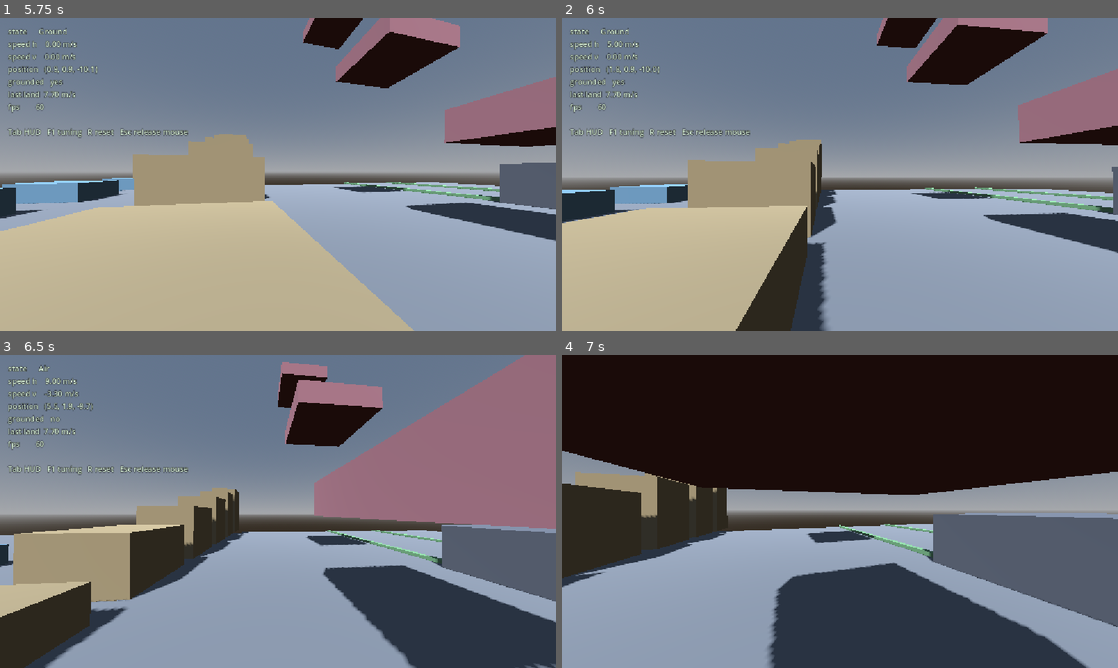
Above: before the commit, frames 1-4 (two rows, left to right).
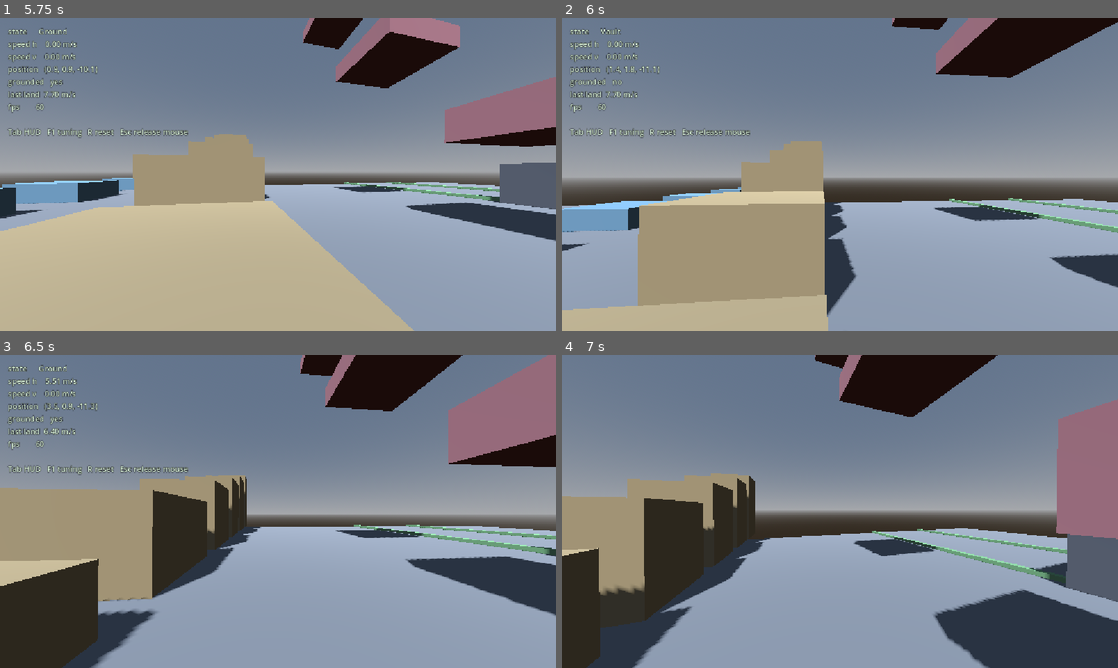
Above: after the commit, the same moments.

Repository: dragon-fish/parkour-game
Game: Godot game, scene res://scenes/main.tscn
Two runs of this game, one before a commit and one after it. Both use one fixed random seed, a clock stepped at 60 frames per second and the inputs below.
Inputs (mouse positions are in pixels of both pictures, inside the frame that each line leads up to):
- Up to frame 1 (5.75 s): tap Enter at 0.5 s; move the mouse to (305, 174) at 0.52 s; hold W from 0.53 s (still down); tap Tab at 0.6, 3.6 s; tap Space at 0.77, 1.52, 3.02, 3.77, 4.52 s; move the mouse to (250, 174) at 1.27 s; tap R at 1.35, 4.35 s; move the mouse to (289, 168) at 2.02 s; hold Ctrl 2.03-2.78 s; move the mouse to (272, 180) at 2.77 s; tap Shift at 2.85 s; move the mouse to (316, 177) at 3.52 s; move the mouse to (233, 171) at 4.27 s; move the mouse to (283, 174) at 5.02 s; hold Ctrl from 5.03 s (still down)
- Up to frame 2 (6 s): move the mouse to (817, 168) at 5.77 s; release W at 5.78 s; release Ctrl at 5.78 s; hold D from 5.78 s (still down); tap Shift at 5.85 s
- Up to frame 3 (6.5 s): keep holding D; tap Space at 6.02 s
- Up to frame 4 (7 s): move the mouse to (867, 511) at 6.52 s; release D at 6.53 s; hold W from 6.53 s (still down); tap Tab at 6.6 s; tap Space at 6.77 s

Frame 1 is identical in both runs. In frame 2, 33% of the frame differs, in the area x 0-100%, y 0-100%; in frame 3, 44%; in frame 4, 74%.

Commit message:
feat: add scripted-move base state and vaulting

Diff:
--- a/scripts/player/movement_config.gd
+++ b/scripts/player/movement_config.gd
@@ -120,6 +120,13 @@
 ## Minimum horizontal speed required to vault. Vaulting from a standstill would
 ## turn every waist-high box into a free elevator.
 @export var vault_min_speed: float = 2.5
+## How long the vault motion takes. Short enough to feel snappy, long enough
+## to read as a deliberate action rather than a teleport.
+@export var vault_duration: float = 0.32
+## Fraction of the approach speed carried out the far side.
+@export var vault_speed_keep: float = 0.85
+## How far past the obstacle top the vault places the player.
+@export var vault_exit_forward: float = 0.6
 
 @export_group("Ledge")
 ## Lowest and highest ledge tops, measured from the player's feet, that can be
--- a/scripts/player/player.gd
+++ b/scripts/player/player.gd
@@ -196,6 +196,12 @@
 	state_machine.add_child(slide)
 	state_machine.register(PlayerState.SLIDE, slide)
 
+	var vault := VaultState.new()
+	vault.player = self
+	vault.config = config
+	state_machine.add_child(vault)
+	state_machine.register(PlayerState.VAULT, vault)
+
 	state_machine.start(PlayerState.GROUND)
 
 func _physics_process(delta: float) -> void:
--- a/scripts/player/states/ground_state.gd
+++ b/scripts/player/states/ground_state.gd
@@ -33,6 +33,12 @@
 		player.set_grounded(player.is_on_floor())
 		return SLIDE
 
+	# Vaulting has to be earned with speed, or every waist-high box becomes a
+	# free elevator.
+	if player.probes != null and player.horizontal_speed() >= config.vault_min_speed:
+		if player.probes.vault_query()["valid"]:
+			return VAULT
+
 	# A small downward bias keeps the body glued to the floor across seams and
 	# gentle slopes; without it is_on_floor() flickers while running.
 	player.velocity.y = -config.floor_snap_speed
--- a/scripts/player/states/player_state.gd
+++ b/scripts/player/states/player_state.gd
@@ -16,6 +16,8 @@
 const GROUND: StringName = &"Ground"
 const AIR: StringName = &"Air"
 const SLIDE: StringName = &"Slide"
+const VAULT: StringName = &"Vault"
+const LEDGE: StringName = &"Ledge"
 
 ## Set by Player before the state machine starts. Untyped for the same
 ## reason: a typed reference would reintroduce the cycle.
--- /dev/null
+++ b/scripts/player/states/scripted_move.gd
@@ -0,0 +1,34 @@
+class_name ScriptedMove
+extends PlayerState
+
+# Shared machinery for states that DRIVE the body along a computed path rather
+# than letting physics push it. Vaulting and mantling both need to pass through
+# geometry that would otherwise block them, which is exactly what physics is
+# there to prevent — so for the duration of the move, physics steps aside.
+
+var _from: Vector3 = Vector3.ZERO
+var _to: Vector3 = Vector3.ZERO
+var _duration: float = 0.0
+var _elapsed: float = 0.0
+
+func begin(from: Vector3, to: Vector3, duration: float) -> void:
+	_from = from
+	_to = to
+	_duration = maxf(duration, 0.0001)
+	_elapsed = 0.0
+
+func progress() -> float:
+	return clampf(_elapsed / _duration, 0.0, 1.0)
+
+## Moves the body one tick along the path. Returns true once the path is done.
+func advance(delta: float) -> bool:
+	_elapsed += delta
+	var t := progress()
+	# Ease-out: most of the travel happens early, so the action reads as a
+	# push-off rather than a constant-speed slide.
+	var eased := 1.0 - pow(1.0 - t, 2.0)
+	var target := _from.lerp(_to, eased)
+	# An arc, so the body rises over the obstacle instead of through it.
+	target.y += sin(t * PI) * 0.15
+	player.global_position = target
+	return t >= 1.0
--- /dev/null
+++ b/scripts/player/states/vault_state.gd
@@ -0,0 +1,38 @@
+class_name VaultState
+extends ScriptedMove
+
+# Vaulting DRIVES the body over an obstacle along a computed path instead of
+# letting physics push it through — see the note on ScriptedMove above. The
+# destination comes from Probes.vault_query()'s "top" hit, so it is known
+# clear; nothing along the path itself is checked.
+
+var _exit_speed: float = 0.0
+var _exit_direction: Vector3 = Vector3.ZERO
+
+func enter(_previous: StringName) -> void:
+	# grounded is DECLARED, not read from is_on_floor(): this state never calls
+	# move_and_slide(), so is_on_floor() would keep reporting whatever GroundState
+	# left behind for the whole vault — stale coyote time, head bob, etc.
+	player.set_grounded(false)
+
+	var query: Dictionary = player.probes.vault_query()
+	var horizontal := Vector3(player.velocity.x, 0.0, player.velocity.z)
+	_exit_speed = horizontal.length() * config.vault_speed_keep
+	_exit_direction = horizontal.normalized() if horizontal.length_squared() > 0.0001 else -player.global_transform.basis.z
+
+	var top: Vector3 = query["top"] if query["valid"] else player.global_position
+	var landing := top + _exit_direction * config.vault_exit_forward
+	landing.y = top.y + player.standing_height() * 0.5
+
+	begin(player.global_position, landing, config.vault_duration)
+	player.velocity = Vector3.ZERO
+
+func physics_update(delta: float, _input: MoveInput) -> StringName:
+	if advance(delta):
+		player.velocity = _exit_direction * _exit_speed
+		# Landing on the far side is grounded again — declared here rather than
+		# left for GroundState's own first tick, which would otherwise read
+		# whatever this state left behind (false) for one extra frame.
+		player.set_grounded(true)
+		return GROUND
+	return KEEP
--- /dev/null
+++ b/tests/test_vault.gd
@@ -0,0 +1,102 @@
+extends TestCase
+
+func _running_at_obstacle(height: float) -> Dictionary:
+	var cfg := MovementConfig.new()
+	var world := TestWorld.build(tree, cfg)
+	await step(1)
+	TestWorld.place(world)
+	await step(15)
+
+	var obstacle := StaticBody3D.new()
+	var shape := CollisionShape3D.new()
+	var box := BoxShape3D.new()
+	box.size = Vector3(8.0, height, 1.0)
+	shape.shape = box
+	obstacle.add_child(shape)
+	tree.root.add_child(obstacle)
+	await step(1)
+	obstacle.global_position = Vector3(0.0, height * 0.5, -8.0)
+	await step(1)
+
+	world["input"].state.move = Vector2(0.0, 1.0)
+	world["input"].state.sprint_held = true
+	world["obstacle"] = obstacle
+	return world
+
+func test_running_into_a_low_obstacle_vaults_it() -> void:
+	await step(1)
+	var world := await _running_at_obstacle(1.0)
+	var player: Player = world["player"]
+
+	var vaulted := false
+	for i in 300:
+		await step(1)
+		if player.state_machine.current_name == &"Vault":
+			vaulted = true
+			break
+	check(vaulted, "running into a waist-high obstacle should start a vault")
+
+	world["obstacle"].queue_free()
+	TestWorld.teardown(world)
+	await step(1)
+
+func test_a_vault_ends_beyond_the_obstacle() -> void:
+	await step(1)
+	var world := await _running_at_obstacle(1.0)
+	var player: Player = world["player"]
+	var obstacle: StaticBody3D = world["obstacle"]
+
+	for i in 400:
+		await step(1)
+		if player.state_machine.current_name == &"Vault":
+			break
+	for i in 400:
+		await step(1)
+		if player.state_machine.current_name != &"Vault":
+			break
+
+	check(player.global_position.z < obstacle.global_position.z, \
+		"the vault should leave the player past the obstacle")
+
+	obstacle.queue_free()
+	TestWorld.teardown(world)
+	await step(1)
+
+func test_a_vault_keeps_most_of_the_approach_speed() -> void:
+	await step(1)
+	var world := await _running_at_obstacle(1.0)
+	var player: Player = world["player"]
+
+	var approach := 0.0
+	for i in 400:
+		await step(1)
+		if player.state_machine.current_name == &"Vault":
+			break
+		approach = player.horizontal_speed()
+	for i in 400:
+		await step(1)
+		if player.state_machine.current_name != &"Vault":
+			break
+
+	# Vaulting is a shortcut, not a speed bump — it must not cost more than a
+	# plain landing would.
+	check_greater(player.horizontal_speed(), approach * 0.5, \
+		"vaulting bled too much speed (%f from %f)" % [player.horizontal_speed(), approach])
+
+	world["obstacle"].queue_free()
+	TestWorld.teardown(world)
+	await step(1)
+
+func test_a_wall_is_not_vaulted() -> void:
+	await step(1)
+	var world := await _running_at_obstacle(3.0)
+	var player: Player = world["player"]
+
+	for i in 300:
+		await step(1)
+		check(player.state_machine.current_name != &"Vault", \
+			"a 3 m wall must never be vaulted")
+
+	world["obstacle"].queue_free()
+	TestWorld.teardown(world)
+	await step(1)
Not shown, added: scripts/player/states/scripted_move.gd.uid
Not shown, added: scripts/player/states/vault_state.gd.uid
Not shown, added: tests/test_vault.gd.uid
